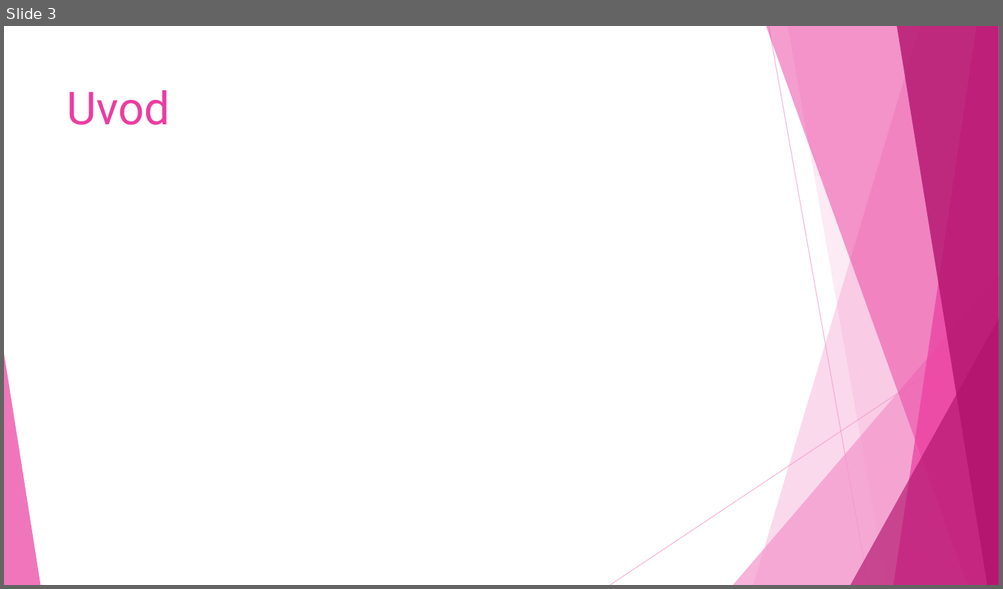
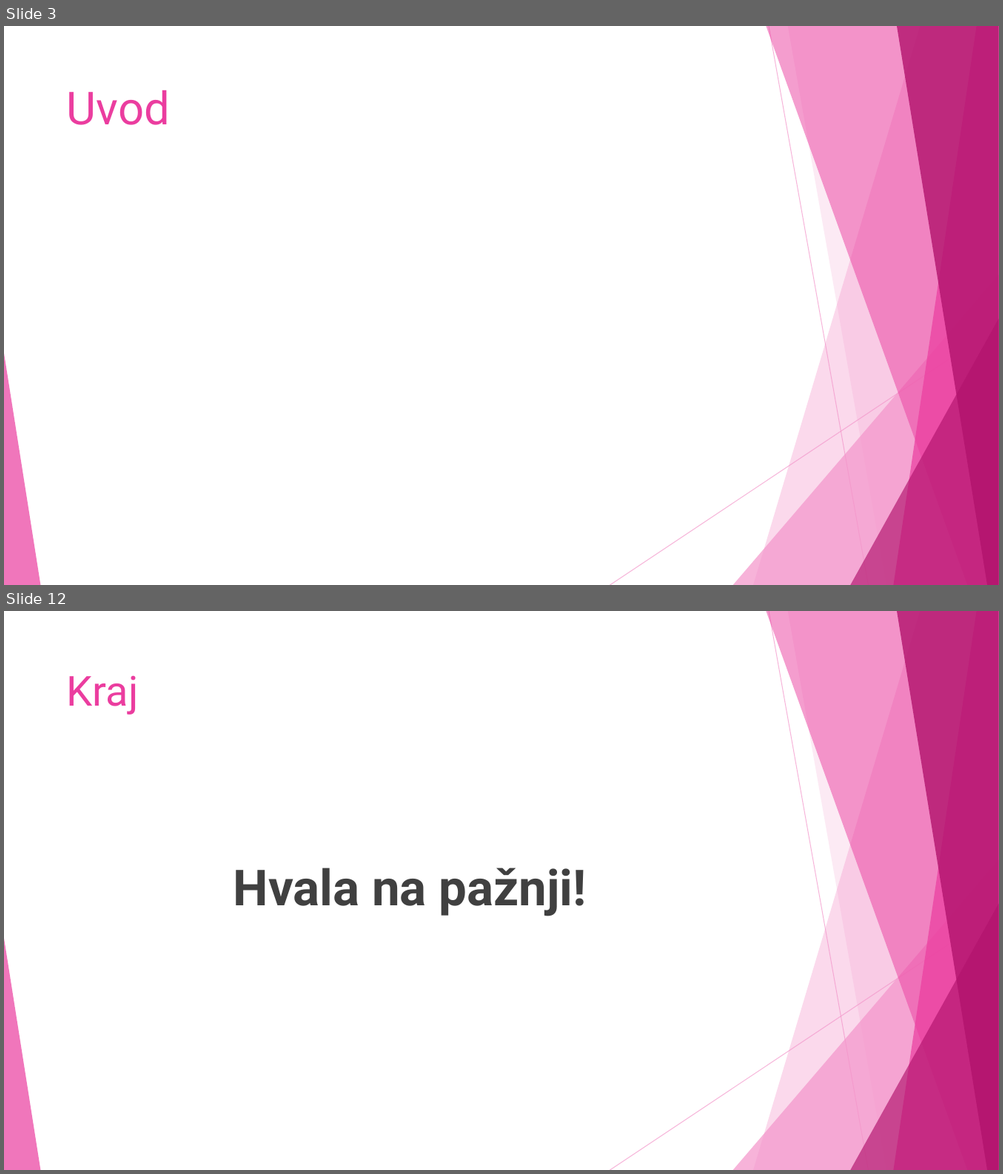
Before and after one commit to NevenaaNikolic/Bandwidth-minimization-problem, a slide deck: Presentation/BMP.ppsx. Shown one above the other, each under a label of ours: slide 3 before the commit, slides 3 and 12 after it; the slides between them are not shown. The pictures are 1003x589 and 1003x1174 pixels, drawn with LibreOffice and Linux fonts; fonts in the diff are those of the drawing; grey boxes stand for pictures. Boxes give left, top, right and bottom in pixels: in the first picture for what was removed or moved away, otherwise in the second. Text is boxed around its words. In the diff, an @@ line names an element or a change of style, - is before the commit and + after.

```diff
--- a/Presentation/BMP.ppsx
+++ b/Presentation/BMP.ppsx
@@ slide 12 added at (x1=4, y1=611, x2=999, y2=1170), background #FFFFFF; not listed: 10 template elements that a slide beside it also shows @@
@@ title added at (x1=67, y1=675, x2=139, y2=715), 40 pt, text #EB3D9F @@
+Kraj
@@ text added at (x1=233, y1=868, x2=586, y2=917), 48 pt, text #404040, bold @@
+Hvala na pažnji!
```
Also in this commit, not shown: 8 other slides added.
